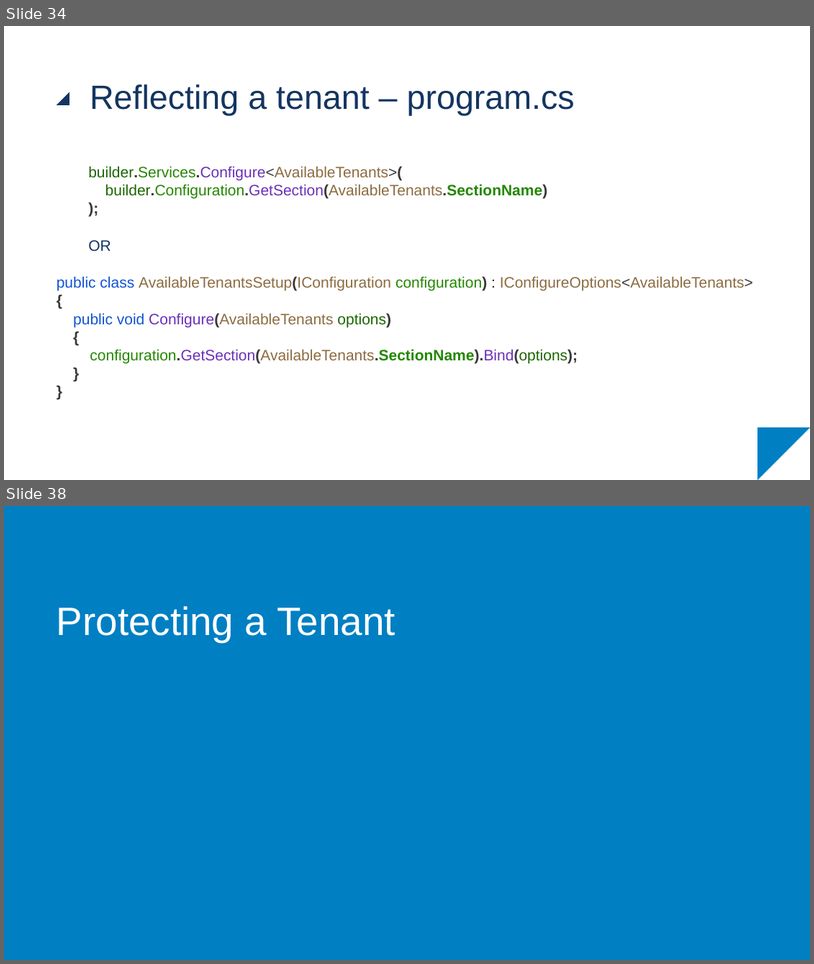
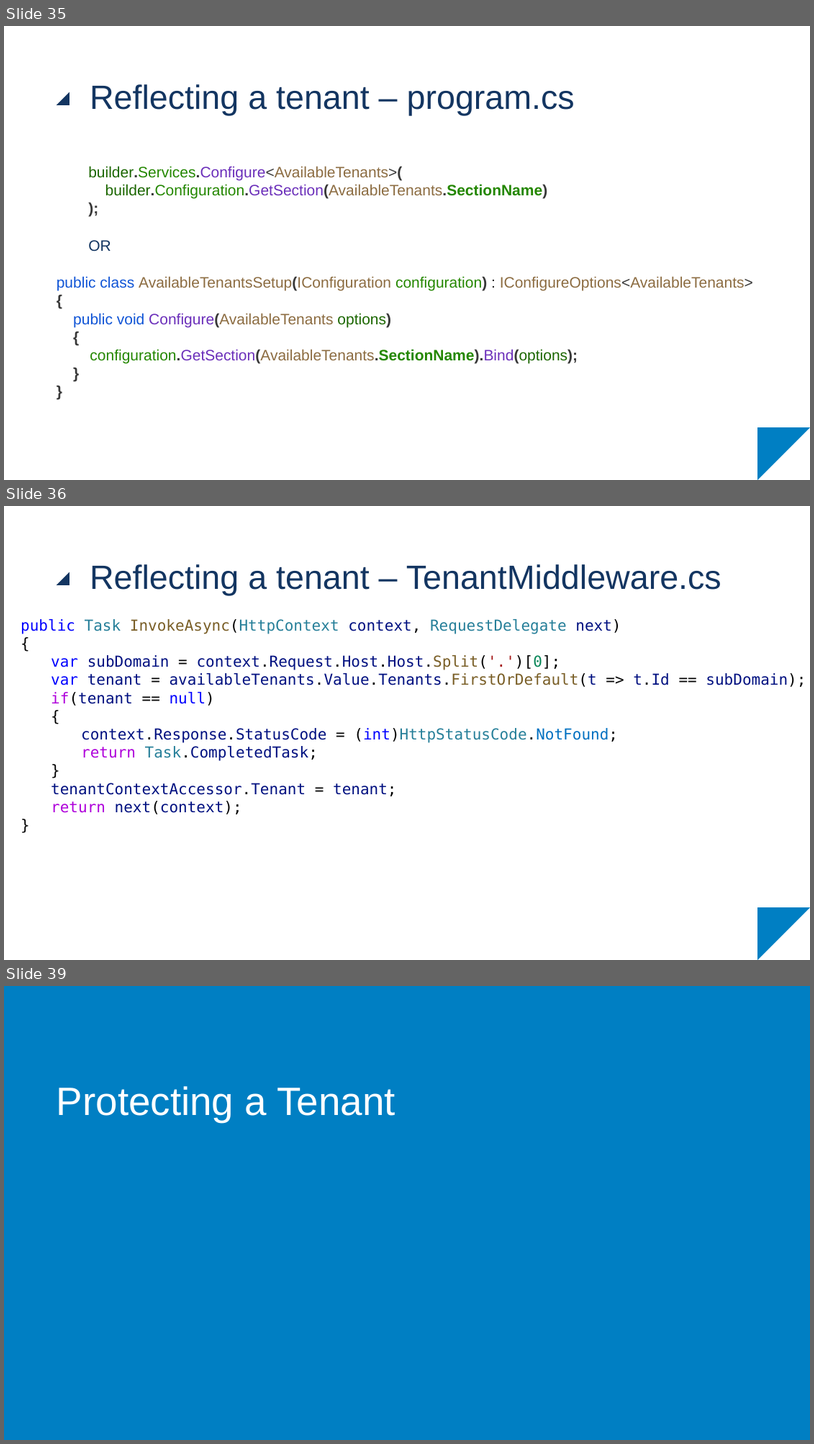
Before and after one commit to RubMertens/presentation-multi-tenant-apps, a slide deck: KdG - Multi-Tenant Applications.pptx. Shown one above the other, each under a label of ours: slides 34 and 38 before the commit, slides 35, 36 and 39 after it; the slides between them are not shown. The pictures are 814x964 and 814x1444 pixels, drawn with LibreOffice and Linux fonts; fonts in the diff are those of the drawing; background and template pictures are left out. Boxes give left, top, right and bottom in pixels: in the first picture for what was removed or moved away, otherwise in the second. Text is boxed around its words. In the diff, an @@ line names an element or a change of style, - is before the commit and + after.

```diff
--- a/KdG - Multi-Tenant Applications.pptx
+++ b/KdG - Multi-Tenant Applications.pptx
@@ slide 36 added at [4, 506, 810, 960], background #FFFFFF; not listed: 2 template elements that a slide beside it also shows @@
@@ title added at [90, 564, 722, 595], 40 pt, text #133561 @@
+Reflecting a tenant – TenantMiddleware.cs
@@ text added at [21, 619, 806, 814], 18 pt, text #001080 @@
+public Task InvokeAsync(HttpContext context, RequestDelegate next)
+{
+  var subDomain = context.Request.Host.Host.Split('.')[0];
+  var tenant = availableTenants.Value.Tenants.FirstOrDefault(t => t.Id == subDomain);
+  if(tenant == null)
+  {
+    context.Response.StatusCode = (int)HttpStatusCode.NotFound;
+    return Task.CompletedTask;
+  }
+  tenantContextAccessor.Tenant = tenant;
+  return next(context);
+}
@@ what was slide 34 is now slide 35 @@
@@ what was slide 38 is now slide 39 @@
```
Also in this commit, not shown: 6 slides changed, 2 other slides added, 2 slides removed.
